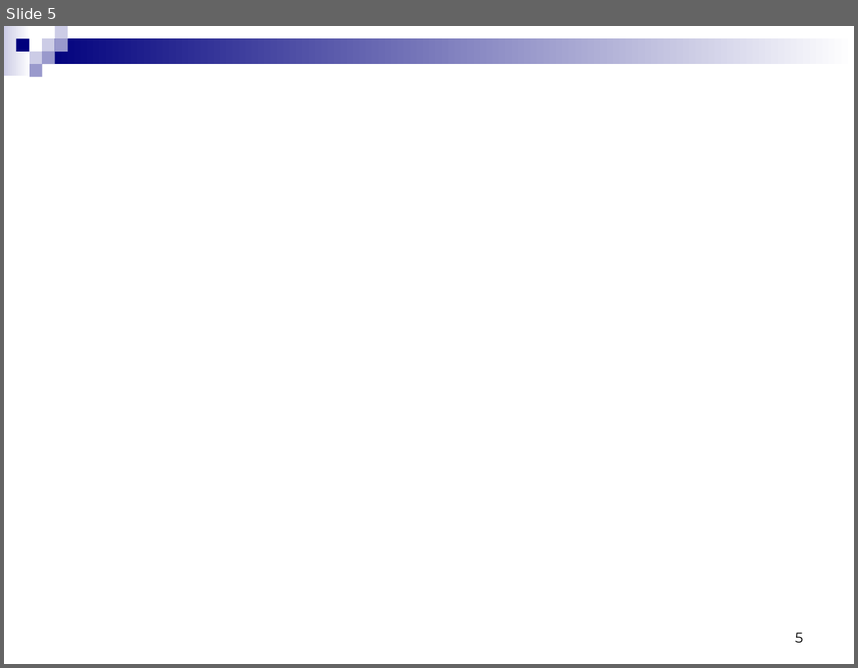
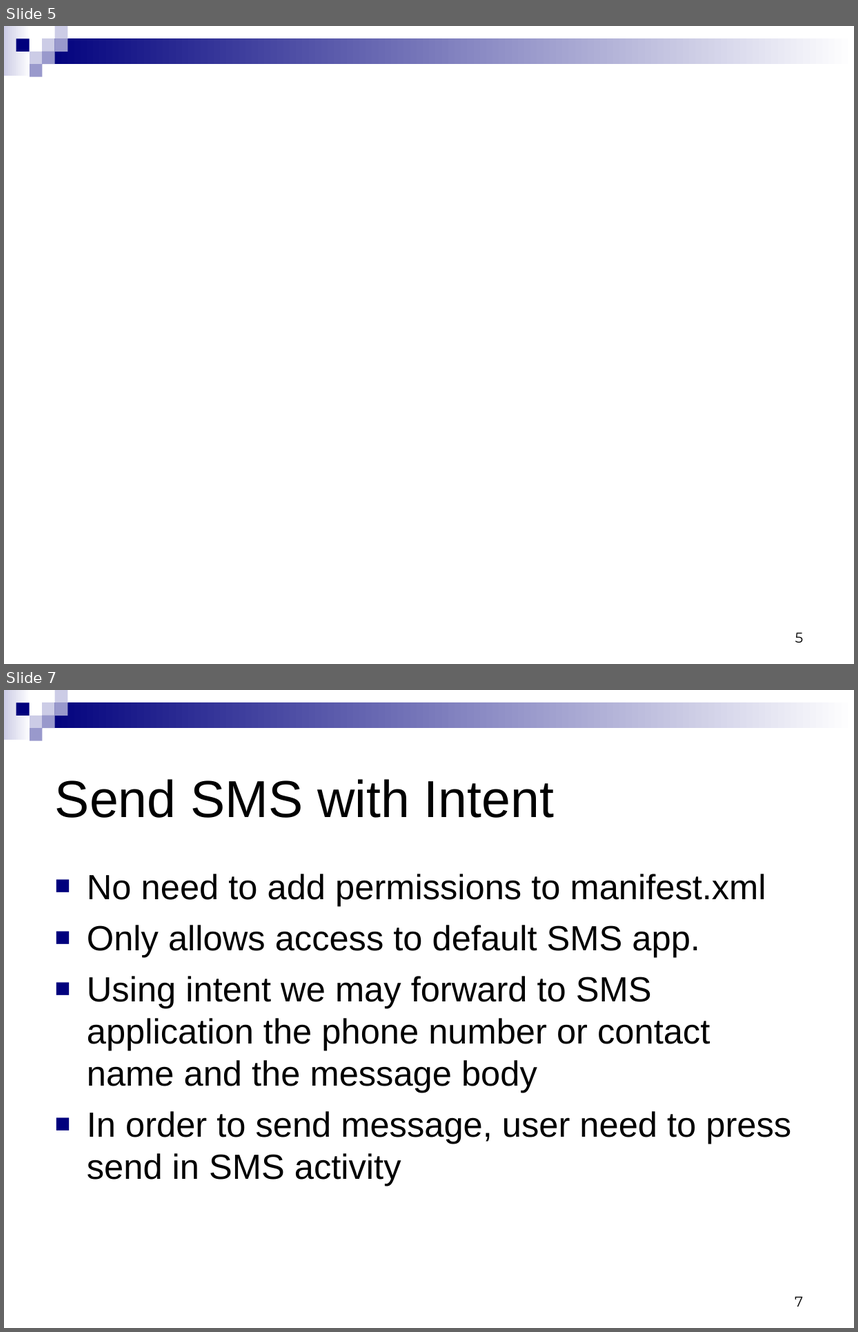
Before and after one commit to ndavidor/SmsTelephony, a slide deck: Telephony&SMS.ppt. Shown one above the other, each under a label of ours: slide 5 before the commit, slides 5 and 7 after it; the slides between them are not shown. The pictures are 858x668 and 858x1332 pixels, drawn with LibreOffice and Linux fonts; fonts in the diff are those of the drawing; background and template pictures are left out. Boxes give left, top, right and bottom in pixels: in the first picture for what was removed or moved away, otherwise in the second. Text is boxed around its words. In the diff, an @@ line names an element or a change of style, - is before the commit and + after.

```diff
--- a/Telephony&SMS.ppt
+++ b/Telephony&SMS.ppt
@@ slide 7 added at [4, 690, 854, 1328], background #FFFFFF; not listed: 9 template elements that a slide beside it also shows @@
@@ title added at [55, 779, 554, 818], 44 pt, text #000000 @@
+Send SMS with Intent
@@ text added at [87, 874, 791, 1186], 29.6 pt, text #000000 @@
+■ No need to add permissions to manifest.xml
+■ Only allows access to default SMS app.
+■ Using intent we may forward to SMS application the phone number or contact name and the message body
+■ In order to send message, user need to press send in SMS activity
@@ page number added at [795, 1296, 803, 1306], 12 pt, text #000000 @@
+7
```
Also in this commit, not shown: 1 slide changed, 17 other slides added, 3 slides removed.
